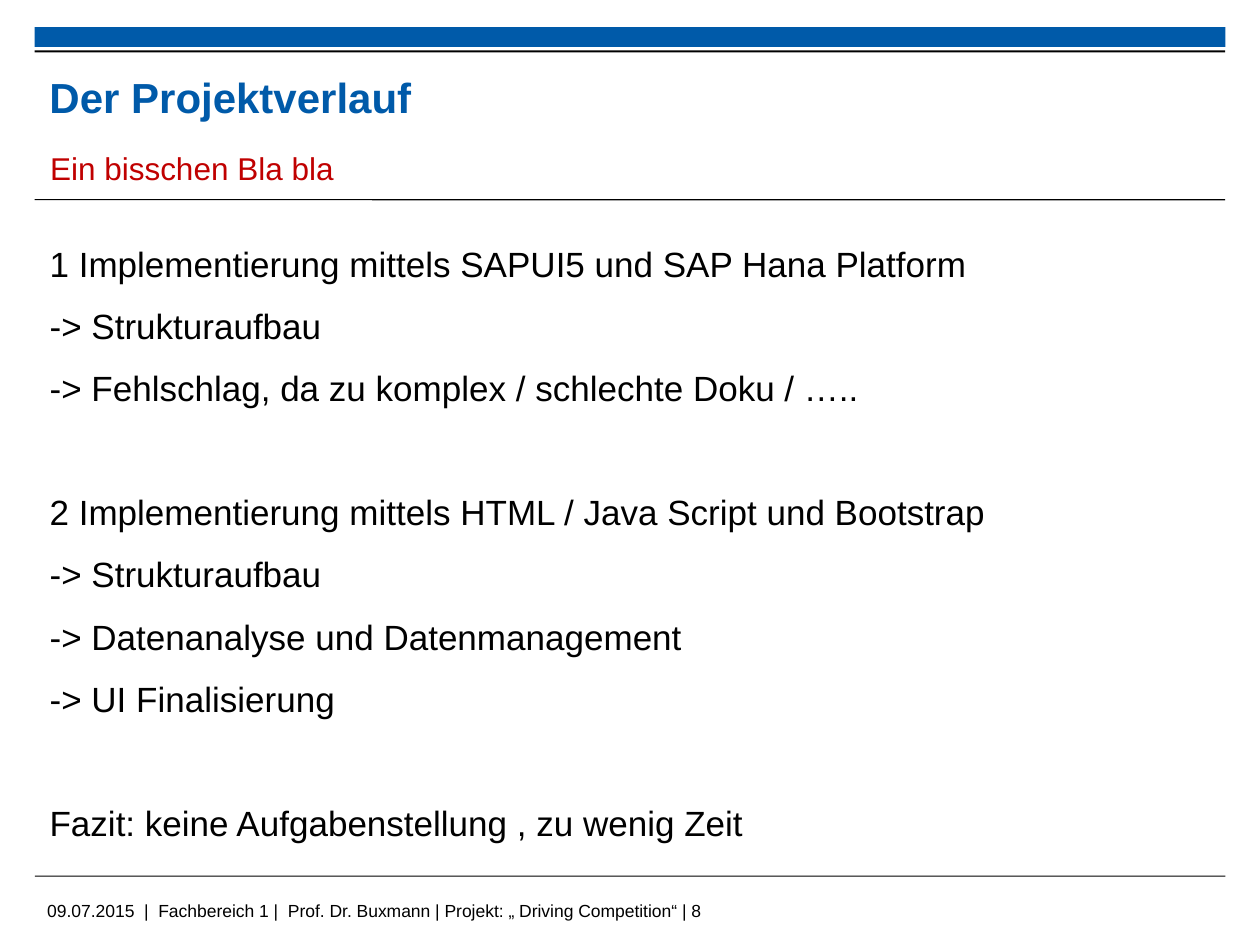
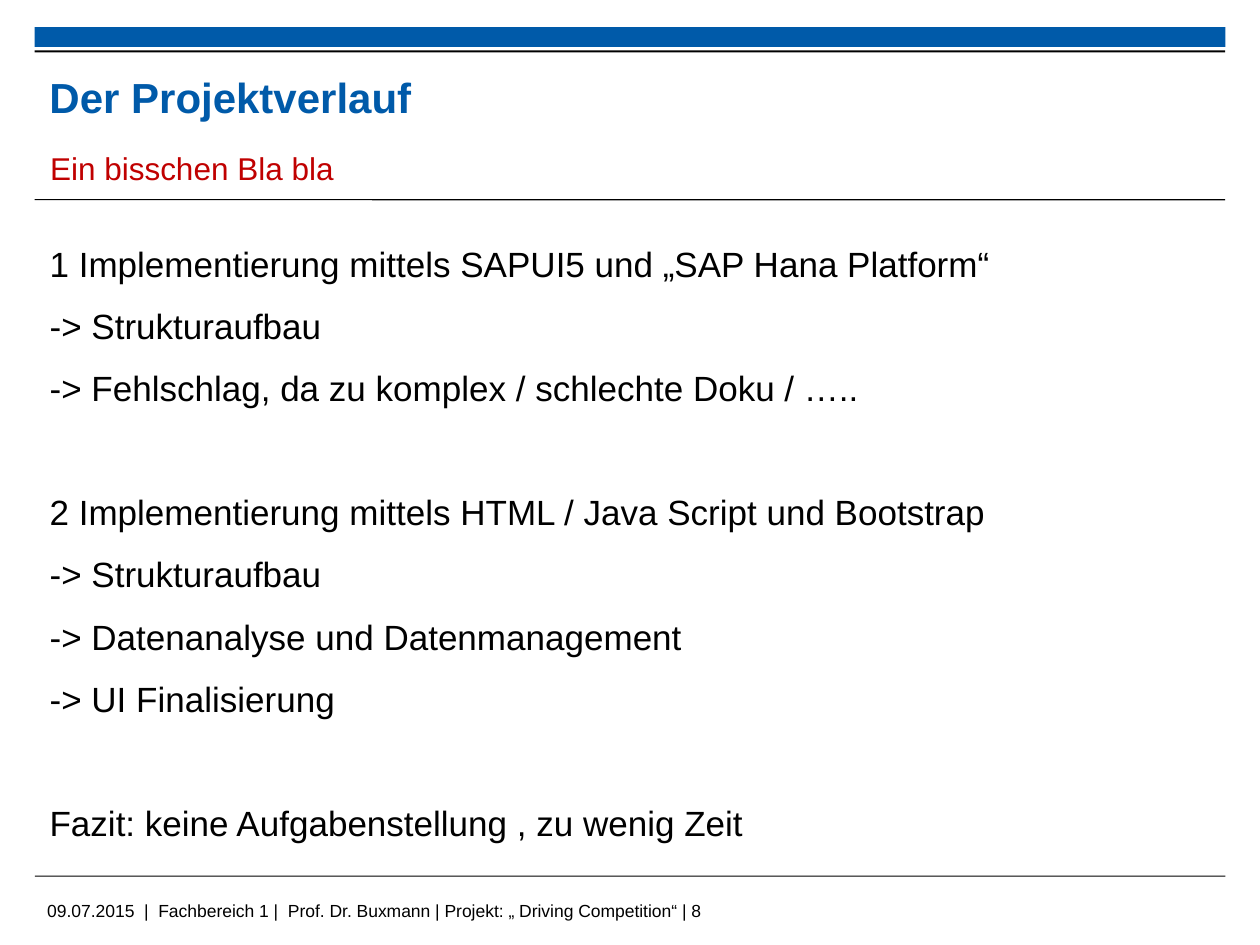
Before and after one commit to kolhagen/drivingcompetition, a slide deck: slide 8 of Big Data - Driving Compitiion.pptx. Drawn at 1260x945 pixels with LibreOffice and Linux fonts; fonts in the diff are those of the drawing; background and template pictures are left out. Boxes give left, top, right and bottom in pixels: in the first picture for what was removed or moved away, otherwise in the second. Text is boxed around its words. In the diff, an @@ line names an element or a change of style, - is before the commit and + after.

```diff
--- a/Big Data - Driving Compitiion.pptx
+++ b/Big Data - Driving Compitiion.pptx
@@ text at bbox=[50, 251, 989, 283]: text changed @@
-1 Implementierung mittels SAPUI5 und SAP Hana Platform
+1 Implementierung mittels SAPUI5 und „SAP Hana Platform“
```
Also in this commit, not shown: 9 other slides changed, 3 slides added.
